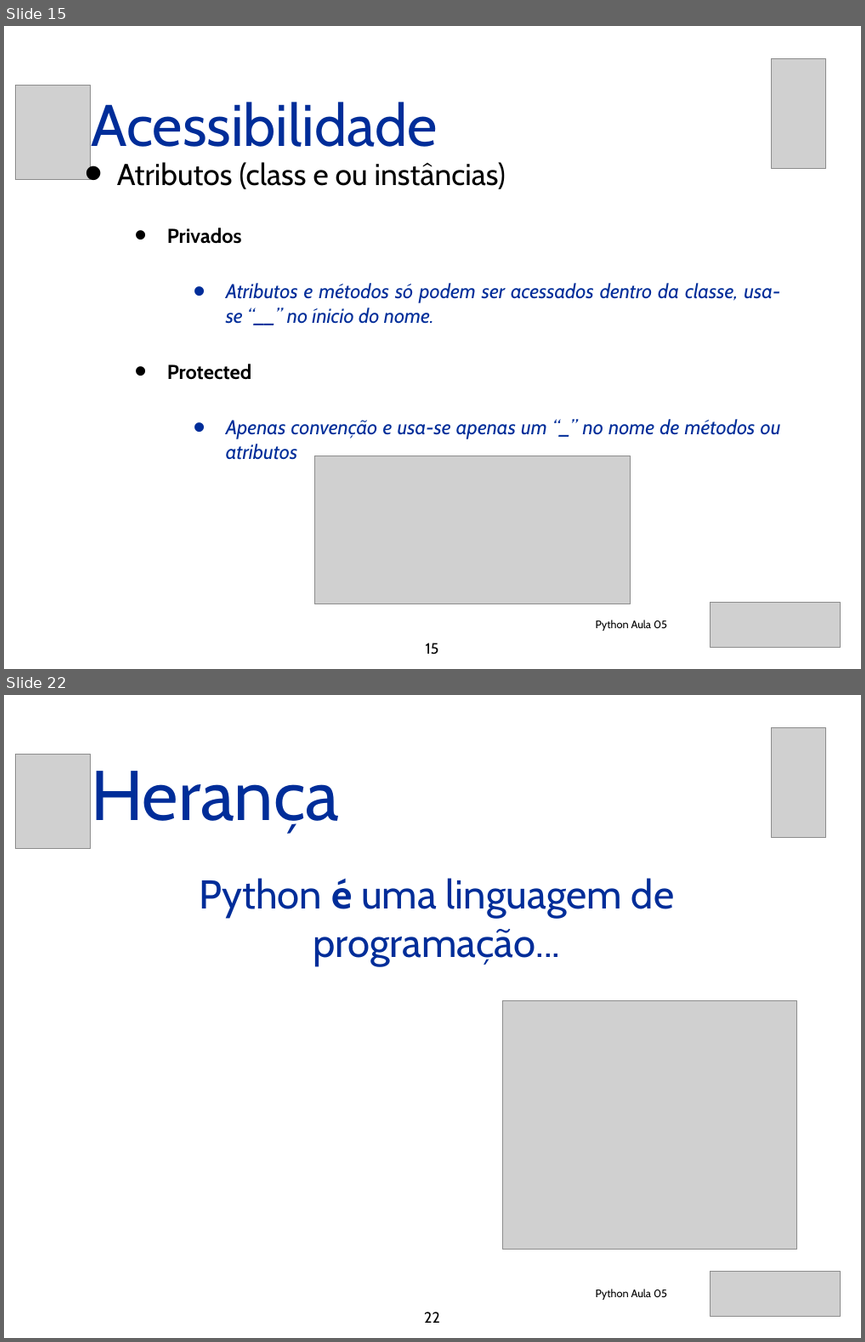
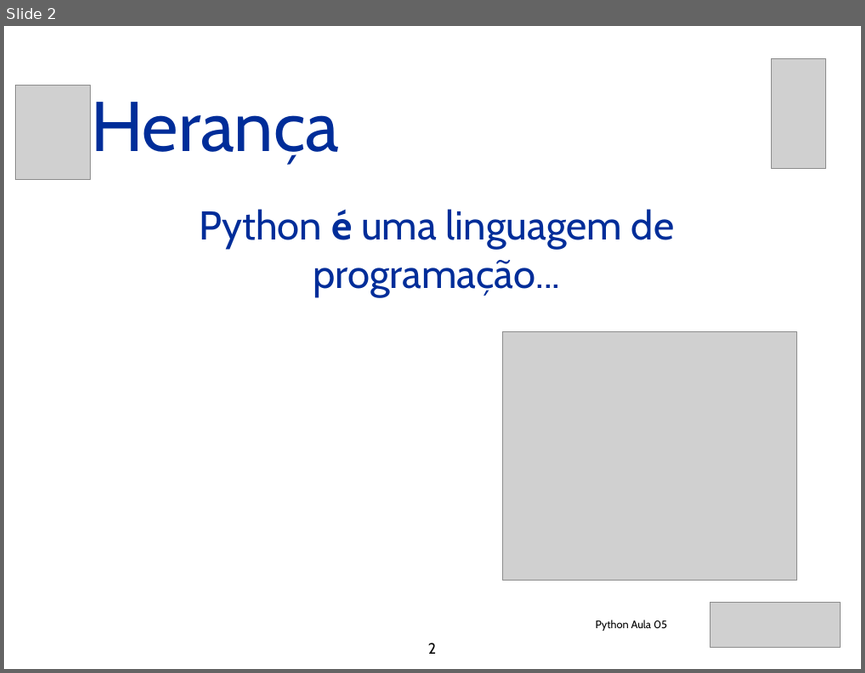
Before and after one commit to eduardocunha11/firstblog, a slide deck: aulas/poo/backes/AulaPython11-Heranca_e_Polimorfismo.pptx. Shown one above the other, each under a label of ours: slides 15 and 22 before the commit, slide 2 after it; the slides between them are not shown. The pictures are 865x1342 and 865x673 pixels, drawn with LibreOffice and Linux fonts; fonts in the diff are those of the drawing; grey boxes stand for pictures. Boxes give left, top, right and bottom in pixels: in the first picture for what was removed or moved away, otherwise in the second. Text is boxed around its words. In the diff, an @@ line names an element or a change of style, - is before the commit and + after.

Commit message:
aula de heranca

```diff
--- a/aulas/poo/backes/AulaPython11-Heranca_e_Polimorfismo.pptx
+++ b/aulas/poo/backes/AulaPython11-Heranca_e_Polimorfismo.pptx
@@ slide 15 removed at bbox=[4, 26, 861, 669], background #FFFFFF @@
@@ picture removed at bbox=[772, 58, 826, 168] @@
@@ picture removed at bbox=[15, 85, 90, 179] @@
@@ title removed at bbox=[91, 102, 438, 147] @@
-Acessibilidade
@@ text removed at bbox=[117, 162, 781, 460] @@
-• Atributos (class e ou instâncias)
-  • Privados
-      • Atributos e métodos só podem ser acessados dentro da classe, usa-se “__” no ínicio do nome.
-  • Protected
-      • Apenas convenção e usa-se apenas um “_” no nome de métodos ou atributos
@@ picture removed at bbox=[314, 455, 630, 603] @@
@@ picture removed at bbox=[710, 602, 840, 647] @@
@@ text removed at bbox=[596, 619, 667, 630] @@
-Python Aula 05
@@ page number removed at bbox=[426, 642, 439, 654] @@
-15
@@ what was slide 22 is now slide 2 @@
@@ page number at bbox=[428, 642, 436, 653]: text changed @@
-22
+2
```
Also in this commit, not shown: 1 slide added, 20 other slides removed.
